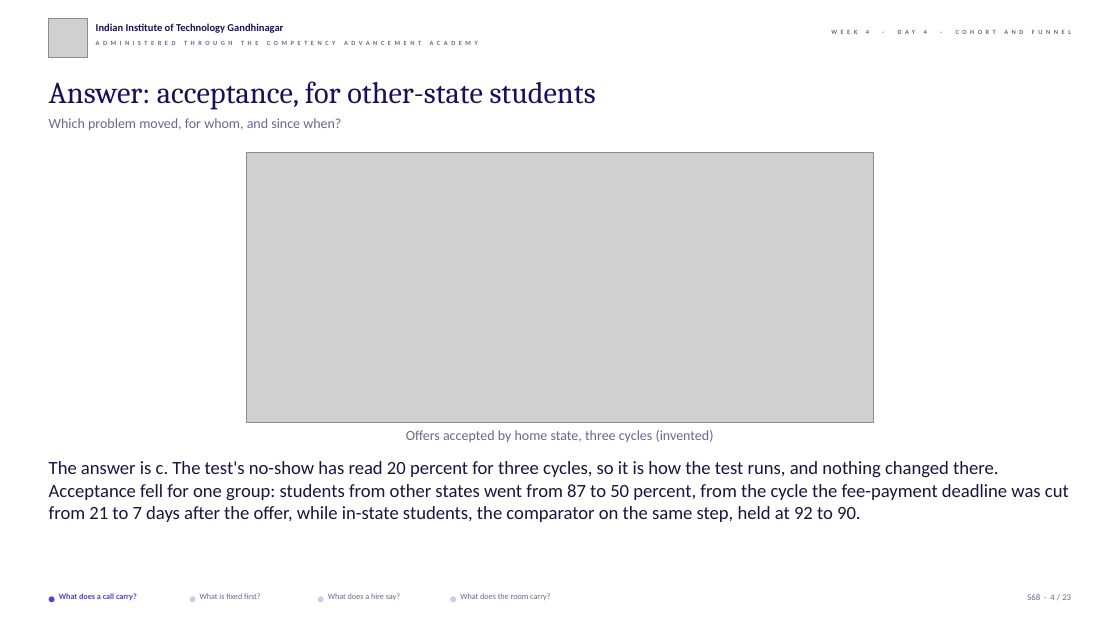
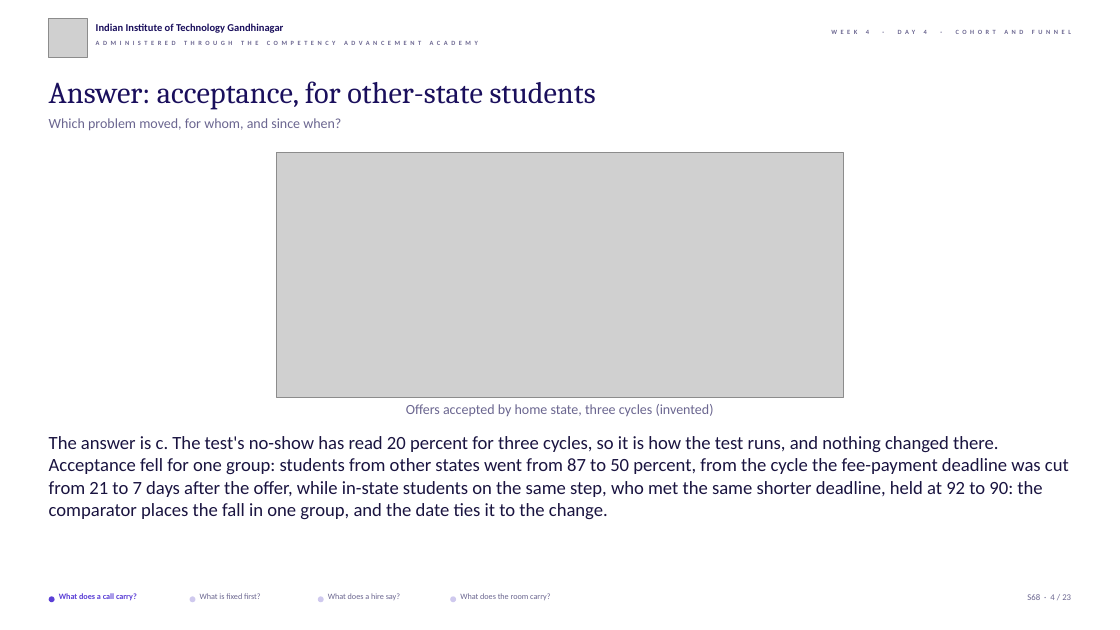
Before and after one commit to fde-academy-lab/c2-content-factory, a slide deck: slide 4 of content/W04/D4/slides/C2_W04_D04_half2_STUDENT.pptx. Drawn at 1120x630 pixels with LibreOffice and Linux fonts; fonts in the diff are those of the drawing; grey boxes stand for pictures; background and template pictures are left out. Boxes give left, top, right and bottom in pixels: in the first picture for what was removed or moved away, otherwise in the second. Text is boxed around its words. In the diff, an @@ line names an element or a change of style, - is before the commit and + after.

```diff
--- a/content/W04/D4/slides/C2_W04_D04_half2_STUDENT.pptx
+++ b/content/W04/D4/slides/C2_W04_D04_half2_STUDENT.pptx
@@ picture: place and size @@
-picture at (247,153,874,423)
+picture at (276,153,844,397)
@@ text "Offers accepted by home state, ...": place and size @@
-text "Offers accepted by home state, ..." at (406,430,714,442)
+text "Offers accepted by home state, ..." at (406,404,714,416)
@@ text at (49,436,1069,520): text changed @@
-The answer is c. The test's no-show has read 20 percent for three cycles, so it is how the test runs, and nothing changed there. Acceptance fell for one group: students from other states went from 87 to 50 percent, from the cycle the fee-payment deadline was cut from 21 to 7 days after the offer, while in-state students, the comparator on the same step, held at 92 to 90.
+The answer is c. The test's no-show has read 20 percent for three cycles, so it is how the test runs, and nothing changed there. Acceptance fell for one group: students from other states went from 87 to 50 percent, from the cycle the fee-payment deadline was cut from 21 to 7 days after the offer, while in-state students on the same step, who met the same shorter deadline, held at 92 to 90: the comparator places the fall in one group, and the date ties it to the change.
```
Also in this commit, not shown: 10 other slides changed, 4 other files.
